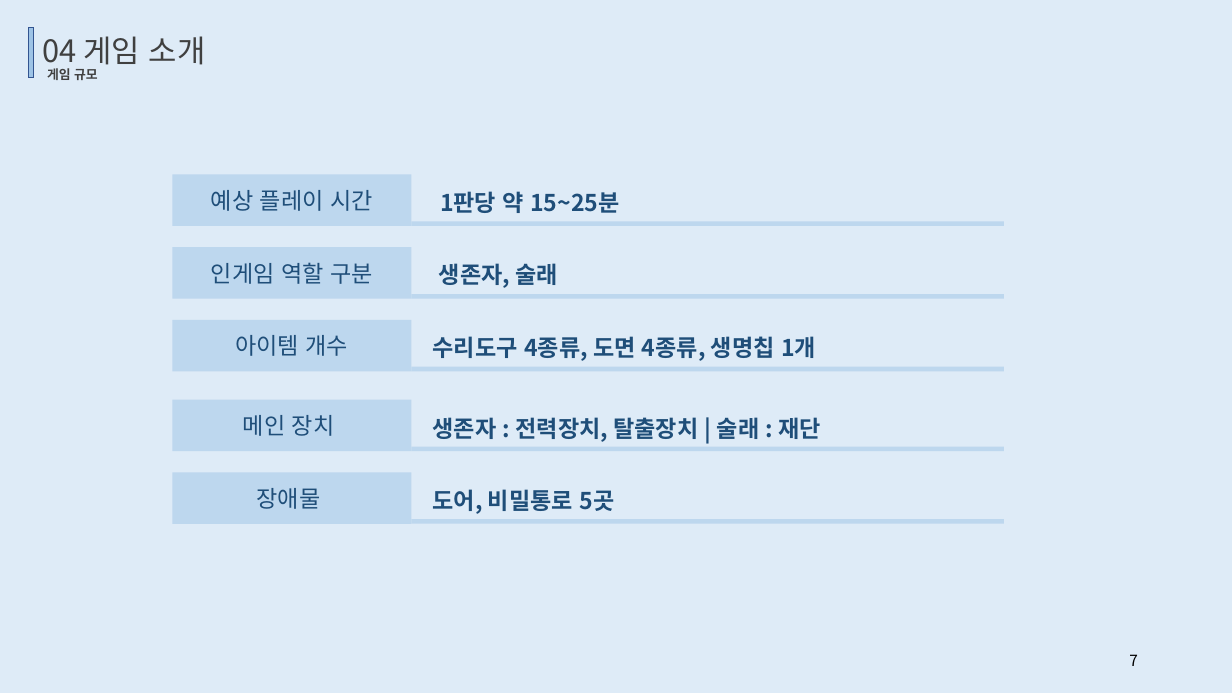
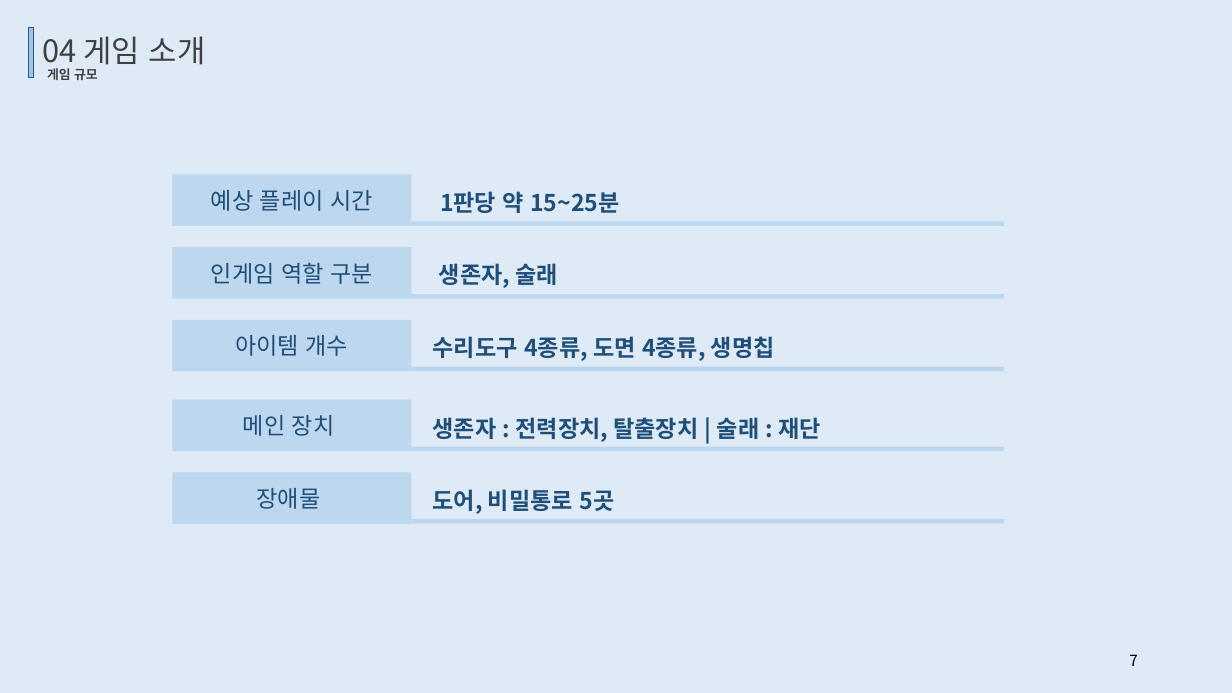
Before and after one commit to TUKoreaEscape/Graduation_Project, a slide deck: slide 7 of Graduation_Document/생존자인줄 알았던 내가 알고보니 술래_박동규_김우빈_황석주_1.pptx. Drawn at 1232x693 pixels with LibreOffice and Linux fonts; fonts in the diff are those of the drawing. Boxes give left, top, right and bottom in pixels: in the first picture for what was removed or moved away, otherwise in the second. Text is boxed around its words. In the diff, an @@ line names an element or a change of style, - is before the commit and + after.

Commit message:
대본 수정, 예상 질문 추가

```diff
--- a/Graduation_Document/생존자인줄 알았던 내가 알고보니 술래_박동규_김우빈_황석주_1.pptx
+++ b/Graduation_Document/생존자인줄 알았던 내가 알고보니 술래_박동규_김우빈_황석주_1.pptx
@@ text at box(433, 336, 775, 361): text changed @@
-수리도구 4종류, 도면 4종류, 생명칩 1개
+수리도구 4종류, 도면 4종류, 생명칩
```
